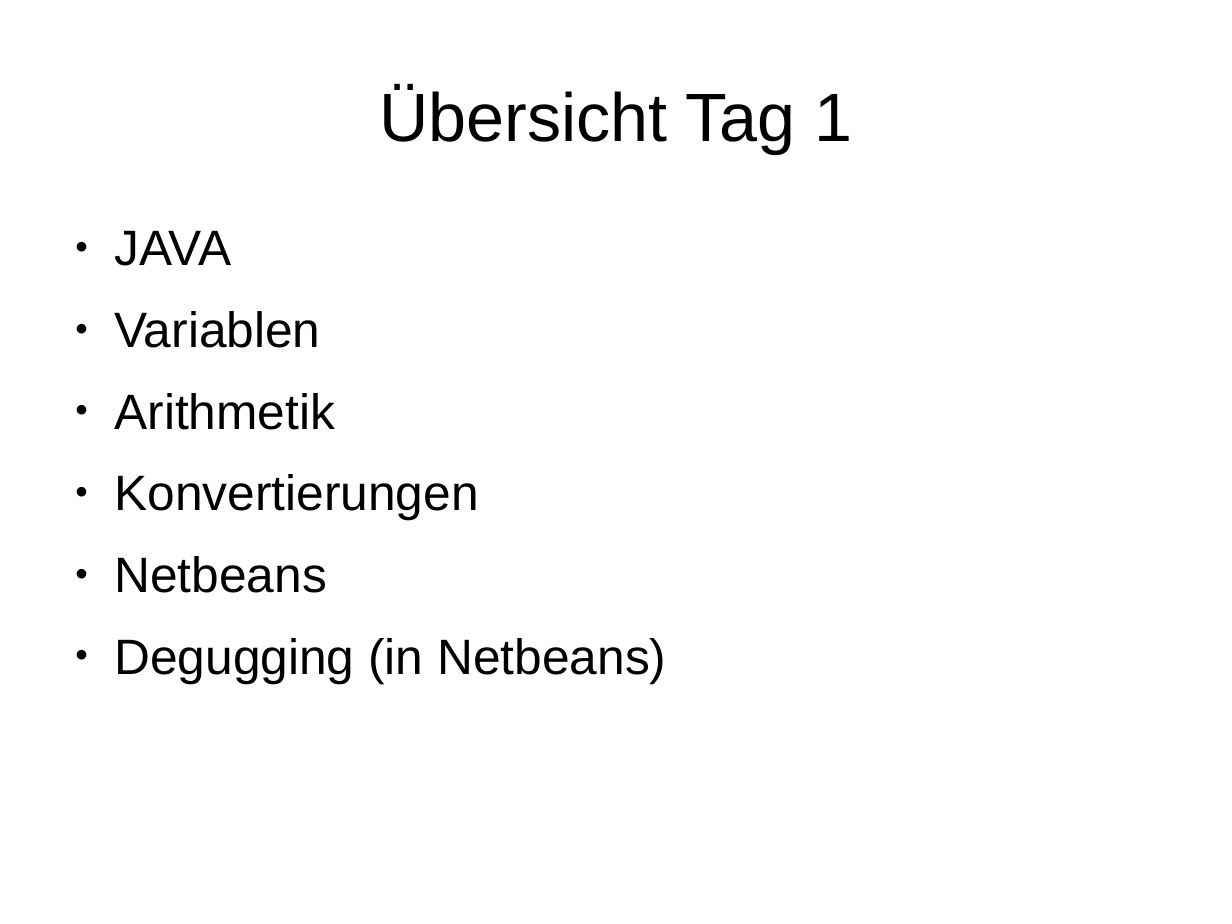
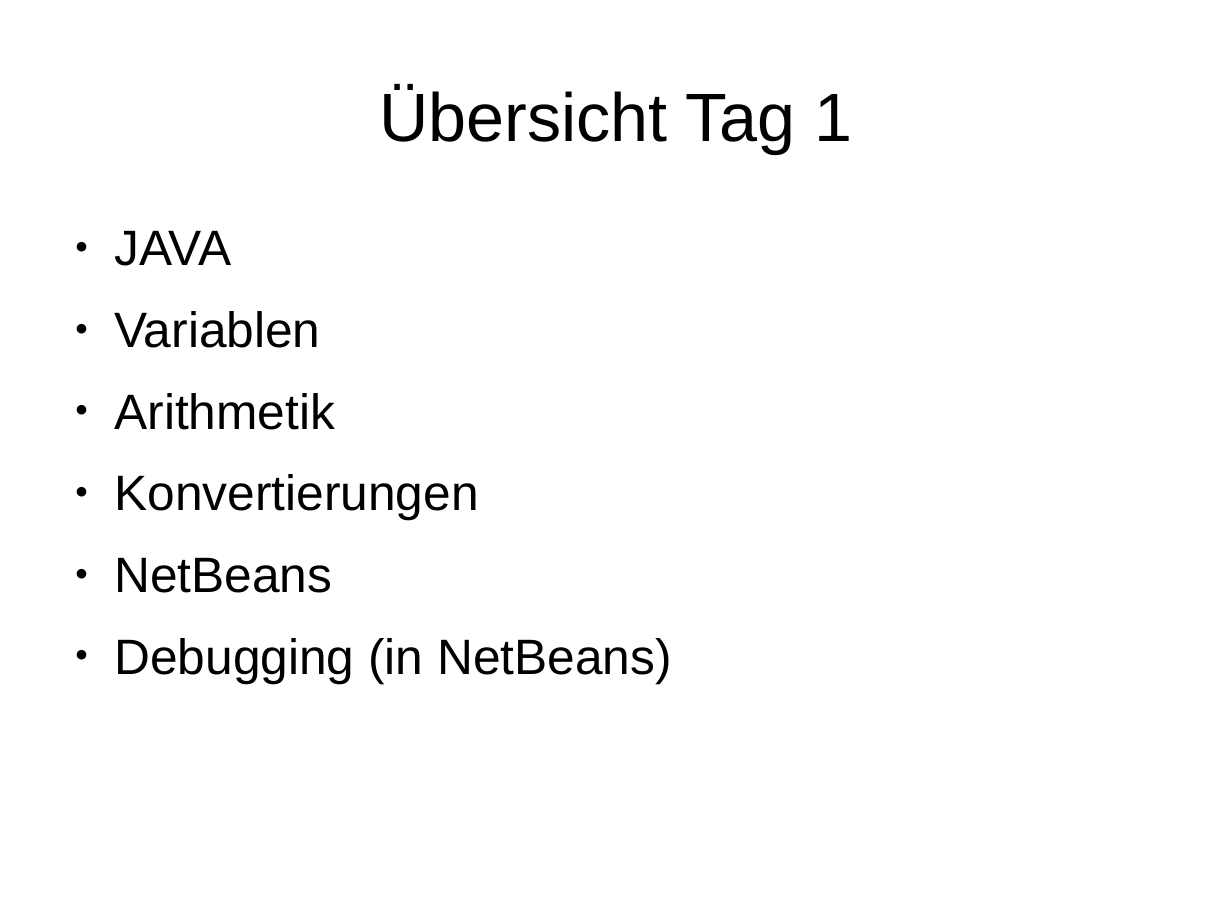
Before and after one commit to phdu/vorkurs, a slide deck: slide 3 of Tag_1/folien_tag_1.odp. Drawn at 1232x924 pixels with LibreOffice and Linux fonts; fonts in the diff are those of the drawing. Boxes give left, top, right and bottom in pixels: in the first picture for what was removed or moved away, otherwise in the second. Text is boxed around its words. In the diff, an @@ line names an element or a change of style, - is before the commit and + after.

```diff
--- a/Tag_1/folien_tag_1.odp
+++ b/Tag_1/folien_tag_1.odp
@@ text at bbox=[114, 557, 672, 683]: text changed @@
-● Netbeans
-● Degugging (in Netbeans)
+● NetBeans
+● Debugging (in NetBeans)
```
Also in this commit, not shown: 7 other slides changed.
